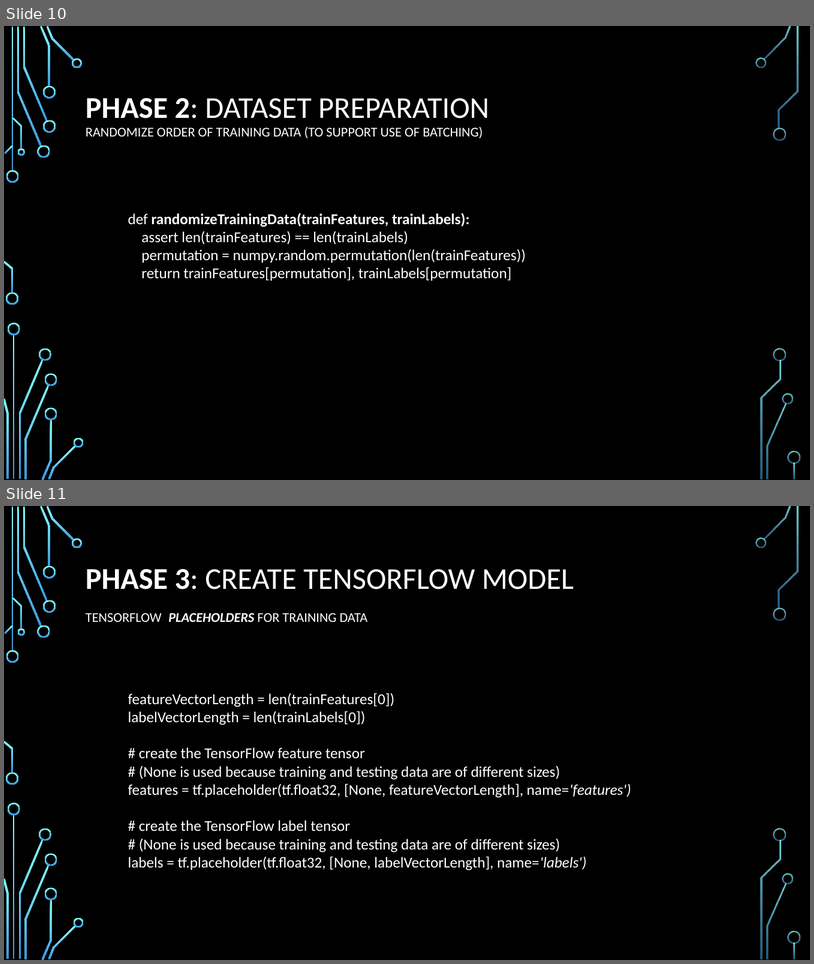
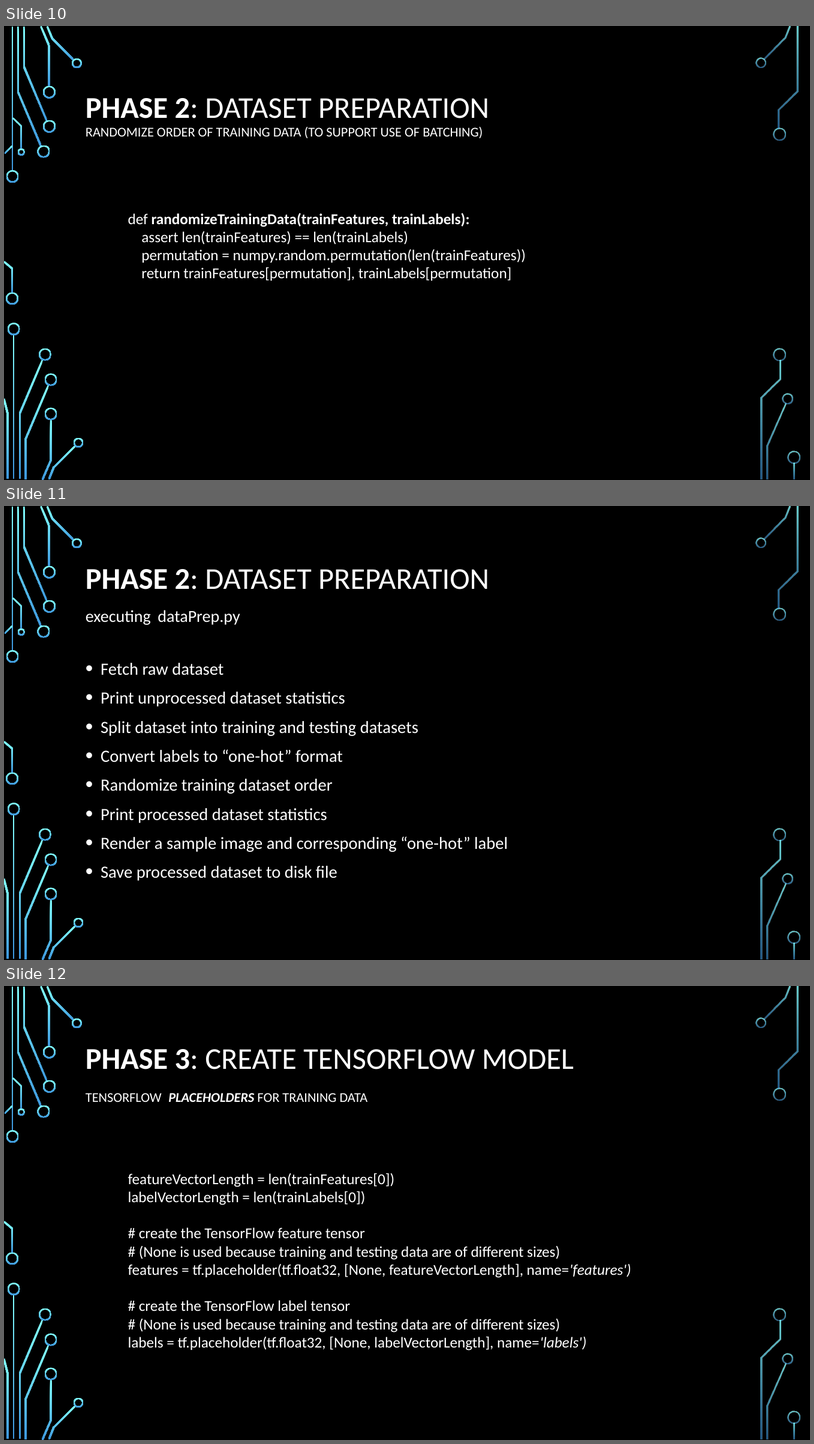
Before and after one commit to rkrenz/MNIST_TensorFlow, a slide deck: MNIST with Tensorflow.pptx. Shown one above the other, each under a label of ours: slides 10 and 11 before the commit, slides 10, 11 and 12 after it. The pictures are 814x964 and 814x1444 pixels, drawn with LibreOffice and Linux fonts; fonts in the diff are those of the drawing; background and template pictures are left out. Boxes give left, top, right and bottom in pixels: in the first picture for what was removed or moved away, otherwise in the second. Text is boxed around its words. In the diff, an @@ line names an element or a change of style, - is before the commit and + after.

```diff
--- a/MNIST with Tensorflow.pptx
+++ b/MNIST with Tensorflow.pptx
@@ slide 11 added at bbox=[4, 506, 810, 960], background picture (left out); not listed: 36 template elements that a slide beside it also shows @@
@@ title added at bbox=[86, 569, 489, 625], 36 pt, text #FFFFFF @@
+PHASE 2: DATASET PREPARATION
+executing dataPrep.py
@@ text added at bbox=[101, 663, 508, 880], 20.4 pt, text #FFFFFF @@
+• Fetch raw dataset
+• Print unprocessed dataset statistics
+• Split dataset into training and testing datasets
+• Convert labels to “one-hot” format
+• Randomize training dataset order
+• Print processed dataset statistics
+• Render a sample image and corresponding “one-hot” label
+• Save processed dataset to disk file
@@ what was slide 11 is now slide 12 @@
```
Also in this commit, not shown: 2 other slides added, 3 other files.
